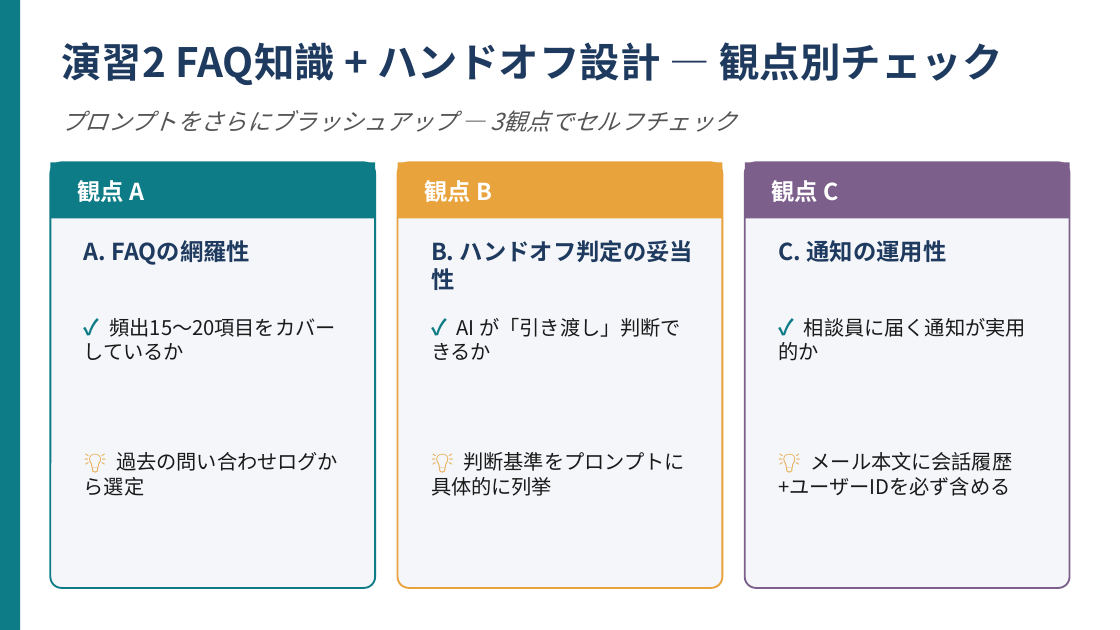
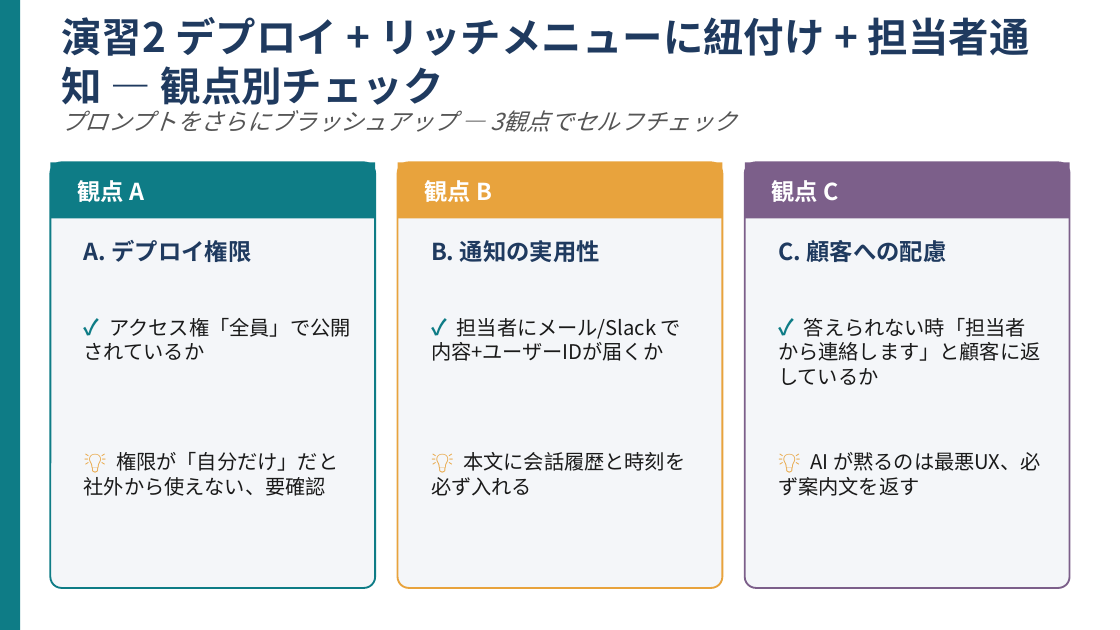
Before and after one commit to kana-story-321/github.io, a slide deck: slide 7 of lecture_pptx/out/s11/ワーク02.pptx. Drawn at 1120x630 pixels with LibreOffice and Linux fonts; fonts in the diff are those of the drawing. Boxes give left, top, right and bottom in pixels: in the first picture for what was removed or moved away, otherwise in the second. Text is boxed around its words. In the diff, an @@ line names an element or a change of style, - is before the commit and + after.

```diff
--- a/lecture_pptx/out/s11/ワーク02.pptx
+++ b/lecture_pptx/out/s11/ワーク02.pptx
@@ text at (61,17,1030,113): text changed @@
-演習2 FAQ知識 + ハンドオフ設計 — 観点別チェック
+演習2 デプロイ + リッチメニューに紐付け + 担当者通知 — 観点別チェック
@@ text at (84,240,252,262): text changed @@
-A. FAQの網羅性
+A. デプロイ権限
@@ text at (431,240,600,262): text changed @@
-B. ハンドオフ判定の妥当性
+B. 通知の実用性
@@ text at (778,240,946,262): text changed @@
-C. 通知の運用性
+C. 顧客への配慮
@@ text at (84,318,351,360): text changed @@
-✓ 頻出15〜20項目をカバーしているか
+✓ アクセス権「全員」で公開されているか
@@ text at (431,318,681,361): text changed @@
-✓ AI が「引き渡し」判断できるか
+✓ 担当者にメール/Slack で内容+ユーザーIDが届くか
@@ text at (778,318,1040,385): text changed @@
-✓ 相談員に届く通知が実用的か
+✓ 答えられない時「担当者から連絡します」と顧客に返しているか
@@ text at (84,452,338,496): text changed @@
-💡 過去の問い合わせログから選定
+💡 権限が「自分だけ」だと社外から使えない、要確認
@@ text at (431,452,686,496): text changed @@
-💡 判断基準をプロンプトに具体的に列挙
+💡 本文に会話履歴と時刻を必ず入れる
@@ text at (778,452,1040,496): text changed @@
-💡 メール本文に会話履歴+ユーザーIDを必ず含める
+💡 AI が黙るのは最悪UX、必ず案内文を返す
```
Also in this commit, not shown: 7 other slides changed, 5 other files.
